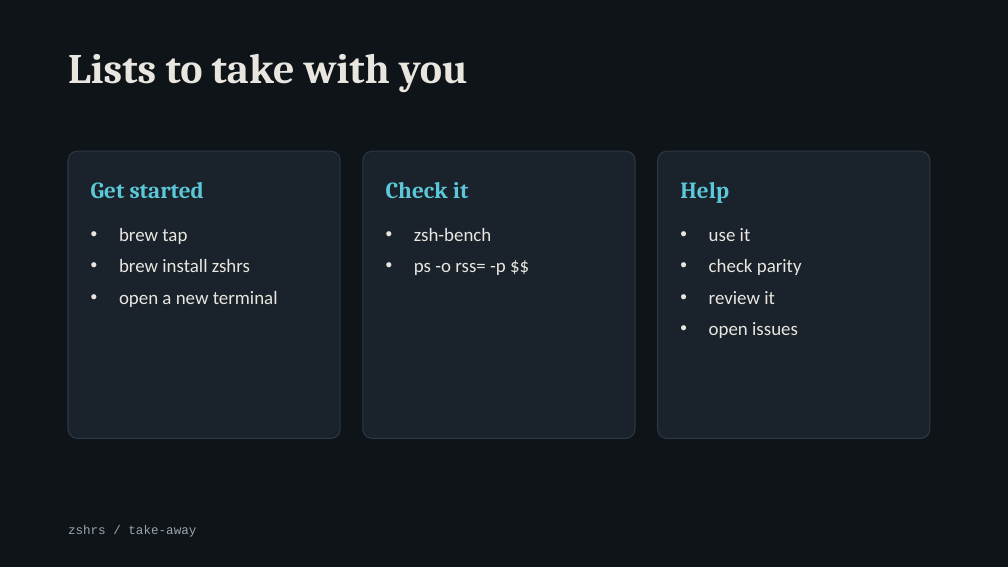
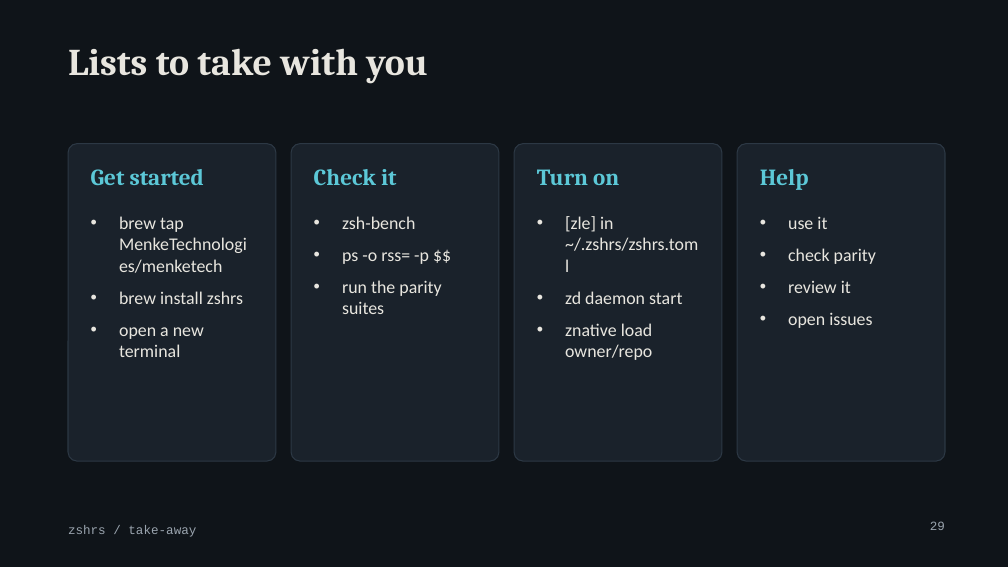
Before and after one commit to MenkeTechnologies/zshrs, a slide deck: slide 29 of docs/talk.pptx (slide 15 before the commit). Drawn at 1008x567 pixels with LibreOffice and Linux fonts; fonts in the diff are those of the drawing. Boxes give left, top, right and bottom in pixels: in the first picture for what was removed or moved away, otherwise in the second. Text is boxed around its words. In the diff, an @@ line names an element or a change of style, - is before the commit and + after.

```diff
--- a/docs/talk.pptx
+++ b/docs/talk.pptx
@@ title "Lists to take with you" at (x1=68, y1=48, x2=428, y2=84): size 40 to 36 pt @@
@@ rounded rectangle resized from (x1=68, y1=151, x2=340, y2=439) to (x1=68, y1=144, x2=276, y2=461) @@
@@ rounded rectangle resized from (x1=363, y1=151, x2=635, y2=439) to (x1=291, y1=144, x2=499, y2=461) @@
@@ proportions changed in 3 elements at (x1=68, y1=144, x2=276, y2=461), (x1=291, y1=144, x2=499, y2=461), (x1=514, y1=144, x2=722, y2=461) @@
@@ rounded rectangle resized from (x1=658, y1=151, x2=930, y2=439) to (x1=514, y1=144, x2=722, y2=461) @@
@@ rounded rectangle added at (x1=737, y1=144, x2=945, y2=461), fill #1A222B, outline #2C3844 1 pt @@
@@ text "Get started" moved from (x1=91, y1=182, x2=204, y2=198) to (x1=91, y1=169, x2=204, y2=185) @@
@@ text "Check it" moved from (x1=386, y1=182, x2=469, y2=198) to (x1=314, y1=169, x2=397, y2=185) @@
@@ text added at (x1=537, y1=169, x2=619, y2=185), 22 pt, text #5CC8D7, bold @@
+Turn on
@@ vertical alignment middle to top in 3 elements at (x1=91, y1=169, x2=204, y2=185), (x1=314, y1=169, x2=397, y2=185), (x1=760, y1=169, x2=809, y2=190) @@
@@ text "Help" moved from (x1=680, y1=182, x2=729, y2=203) to (x1=760, y1=169, x2=809, y2=190) @@
@@ text "brew tap MenkeTechnologies/menketech" moved from (x1=119, y1=228, x2=278, y2=307) to (x1=119, y1=216, x2=243, y2=357) @@
@@ text at (x1=119, y1=216, x2=222, y2=273): text changed; size 18 to 17 pt @@
-• brew tap
+• brew tap MenkeTechnologies/menketech
@@ text "zsh-bench" moved from (x1=414, y1=228, x2=506, y2=275) to (x1=342, y1=216, x2=441, y2=314) @@
@@ text at (x1=342, y1=216, x2=429, y2=264): size 18 to 17 pt in "zsh-bench", "ps -o rss= -p $$"; more space between paragraphs @@
@@ text added at (x1=565, y1=216, x2=698, y2=360), 17 pt, text #E8E6DF @@
+• [zle] in ~/.zshrs/zshrs.toml
+• zd daemon start
+• znative load owner/repo
@@ text "use it" moved from (x1=709, y1=228, x2=802, y2=338) to (x1=788, y1=216, x2=876, y2=328) @@
@@ text "use it" at (x1=788, y1=216, x2=876, y2=328): size 18 to 17 pt; more space between paragraphs @@
@@ text at (x1=119, y1=291, x2=243, y2=357): size 18 to 17 pt in "brew install zshrs", "open a new terminal"; more space between paragraphs @@
@@ text at (x1=342, y1=280, x2=441, y2=314): paragraph added @@
+• run the parity suites
@@ page number added at (x1=930, y1=521, x2=945, y2=530), 12 pt, text #9AA4AE @@
+29
```
Also in this commit, not shown: 11 other slides changed, 21 slides added, 5 slides removed.
